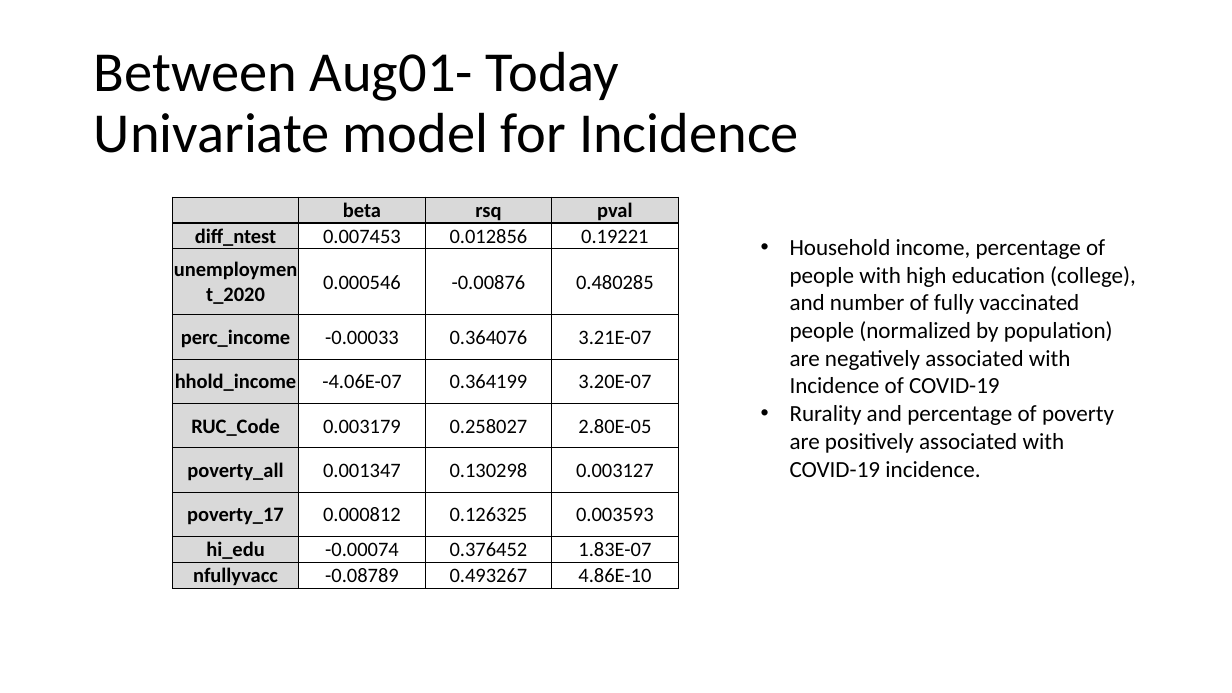
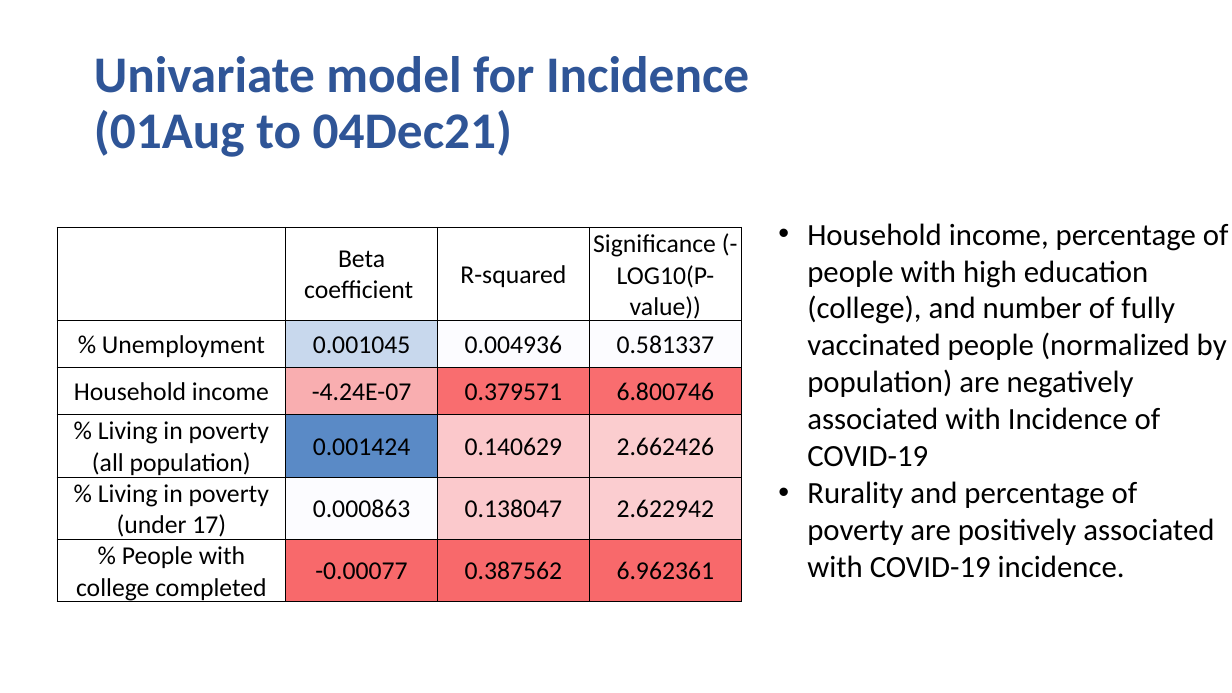
Before and after one commit to gescobararrepol/med_264, a slide deck: slide 6 of MED264_Project.pptx (slide 5 before the commit). Drawn at 1232x693 pixels with LibreOffice and Linux fonts; fonts in the diff are those of the drawing. Boxes give left, top, right and bottom in pixels: in the first picture for what was removed or moved away, otherwise in the second. Text is boxed around its words. In the diff, an @@ line names an element or a change of style, - is before the commit and + after.

```diff
--- a/MED264_Project.pptx
+++ b/MED264_Project.pptx
@@ title at [94, 56, 749, 157]: text changed; size 44 to 40 pt; text colour #000000 to #2F5597; bold on @@
-Between Aug01- Today
-Univariate model for Incidence
+Univariate model for Incidence
+(01Aug to 04Dec21)
@@ table removed at [173, 197, 679, 590], 10 rows, 4 columns @@
- | beta | rsq | pval
-diff_ntest | 0.007453 | 0.012856 | 0.19221
-unemployment_2020 | 0.000546 | -0.00876 | 0.480285
-perc_income | -0.00033 | 0.364076 | 3.21E-07
-hhold_income | -4.06E-07 | 0.364199 | 3.20E-07
-RUC_Code | 0.003179 | 0.258027 | 2.80E-05
-poverty_all | 0.001347 | 0.130298 | 0.003127
-poverty_17 | 0.000812 | 0.126325 | 0.003593
-hi_edu | -0.00074 | 0.376452 | 1.83E-07
-nfullyvacc | -0.08789 | 0.493267 | 4.86E-10
@@ table added at [57, 227, 740, 606], 6 rows, 4 columns @@
+ | Beta coefficient | R-squared | Significance (-LOG10(P-value))
+% Unemployment | 0.001045 | 0.004936 | 0.581337
+Household income | -4.24E-07 | 0.379571 | 6.800746
+% Living in poverty (all population) | 0.001424 | 0.140629 | 2.662426
+% Living in poverty (under 17) | 0.000863 | 0.138047 | 2.622942
+% People with college completed | -0.00077 | 0.387562 | 6.962361
@@ text "Household income, percentage of people ...": place and size @@
-text "Household income, percentage of people ..." at [790, 239, 1136, 477]
+text "Household income, percentage of people ..." at [807, 223, 1229, 578]
@@ text "Household income, percentage of people ..." at [807, 223, 1229, 578]: size 18 to 24 pt @@
```
Also in this commit, not shown: 3 other slides changed, 5 slides added, 38 other files.
